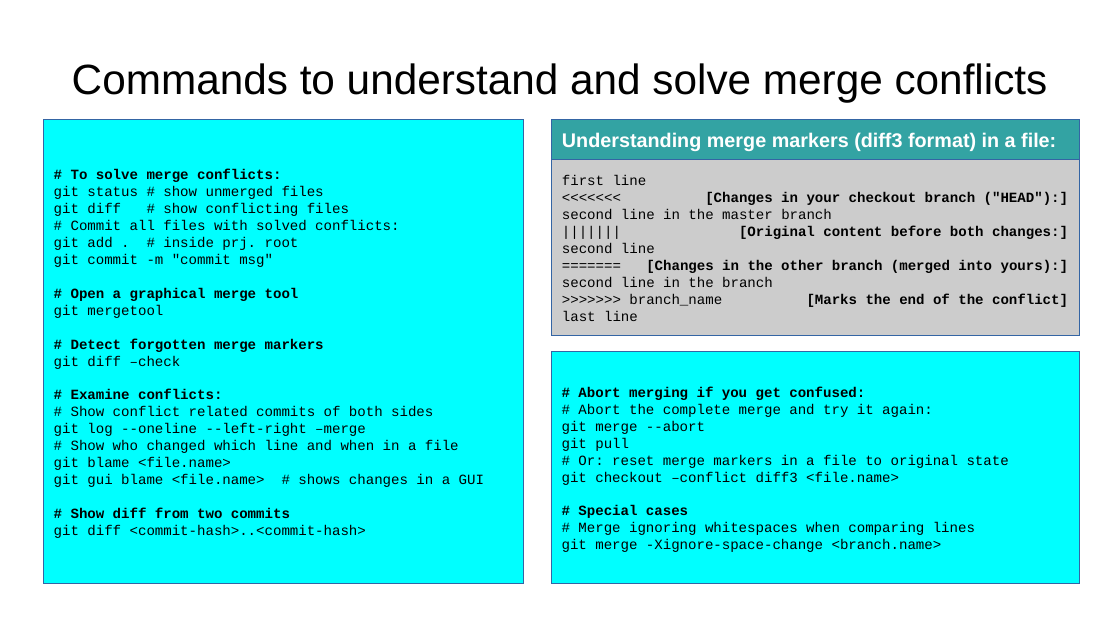
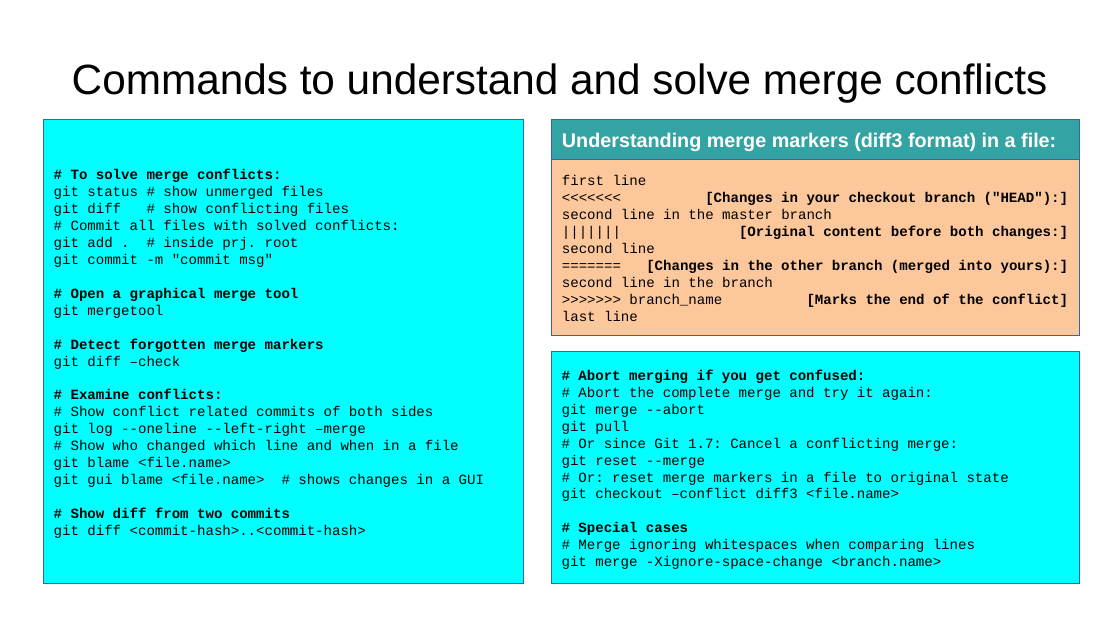
Before and after one commit to aryoda/git_essentials, a slide deck: slide 14 of Introduction to Git collaboration workflows.odp. Drawn at 1120x630 pixels with LibreOffice and Linux fonts; fonts in the diff are those of the drawing. Boxes give left, top, right and bottom in pixels: in the first picture for what was removed or moved away, otherwise in the second. Text is boxed around its words. In the diff, an @@ line names an element or a change of style, - is before the commit and + after.

Commit message:
added git reset: how to undo the undo

```diff
--- a/Introduction to Git collaboration workflows.odp
+++ b/Introduction to Git collaboration workflows.odp
@@ rectangle "first line" at bbox=[552, 160, 1080, 335]: fill #CCCCCC to #FCC79B @@
@@ text in rectangle at bbox=[562, 437, 959, 468]: paragraphs added @@
+# Or since Git 1.7: Cancel a conflicting merge:
+git reset --merge
```
Also in this commit, not shown: 4 other slides changed.
